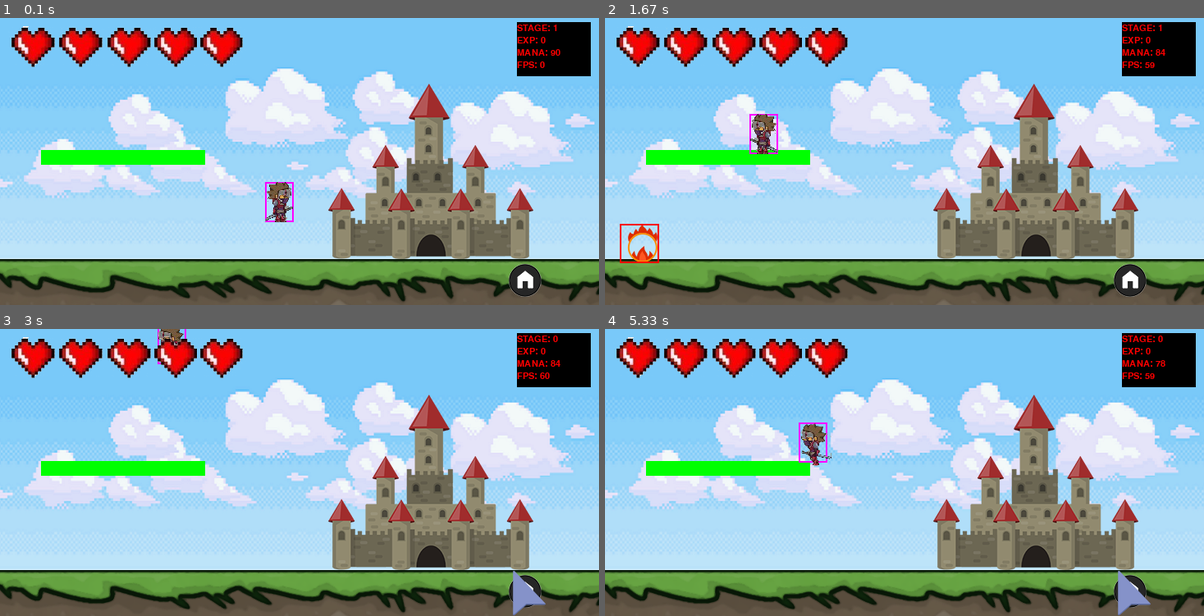
Above: before the commit, frames 1-4 (two rows, left to right).
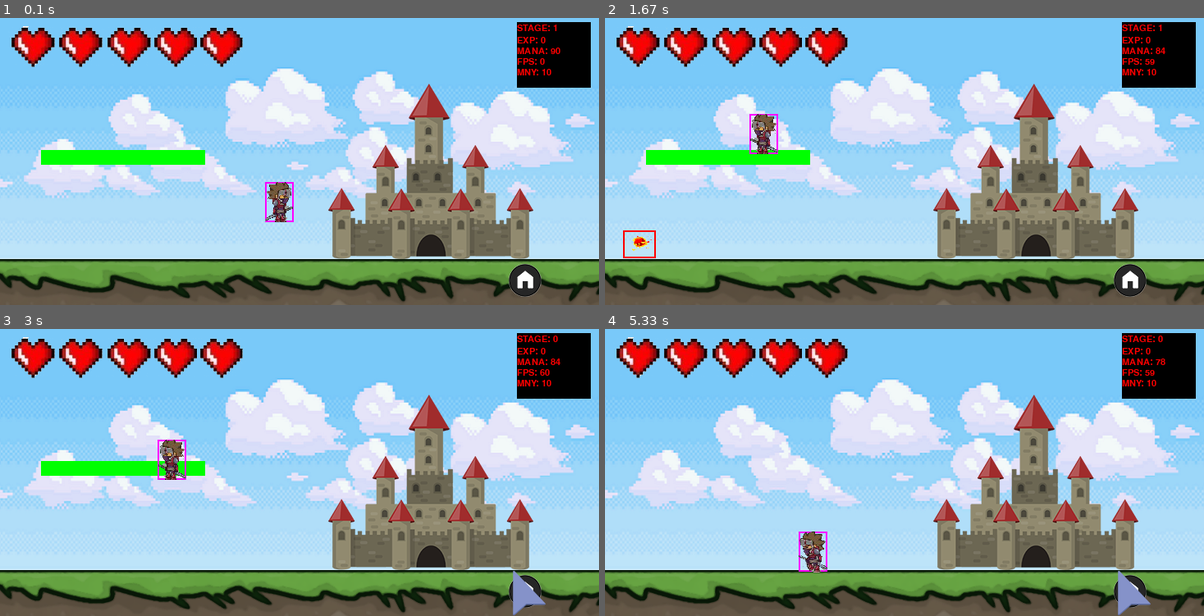
Above: after the commit, the same moments.

Repository: Aless-FG/pyGameTest
Game: pygame game, started from bolt.py
Same seed, same stepped clock (60 frames per second), same inputs: the game is played once before the commit and once after it.
Inputs (mouse positions are in pixels of both pictures, inside the frame that each line leads up to):
- Up to frame 1 (0.1 s): no input
- Up to frame 2 (1.67 s): hold Left 0.33-0.87 s; tap M at 0.9 s; hold Left 1.23-1.63 s; tap Space at 1.3, 1.6 s
- Up to frame 3 (3 s): hold Right 1.67-2.3 s; tap Space at 1.73, 2.03, 2.4, 2.7 s; hold Left 2.33-2.8 s; click (527, 593) at 2.88 s
- Up to frame 4 (5.33 s): tap M at 3.17 s; hold Right 3.5-3.97 s; tap Space at 3.57, 3.87, 4.07, 4.37, 4.57, 4.87, 5.13 s; hold Right 4-4.47 s; hold Left 4.5-5.03 s; hold Left from 5.07 s (still down)

The runs differ from the first frame. In frame 1, 0.8% of the frame differs, in the area x 86-99%, y 10-25%; in frame 2, 1.4%; in frame 3, 1.5%; in frame 4, 3.2%, in the area x 6-99%, y 10-85%.

Commit message:
added fmj power-up, enemy_hp being shown, platform gets destroyed if player uses a fireball

Diff:
--- a/enemy.py
+++ b/enemy.py
@@ -2,8 +2,7 @@
 import pygame
 import numpy
 import main
-
-
+from item import Item
 HEIGHT = 350
 WIDTH = 730
 displaysurface = pygame.display.set_mode((WIDTH, HEIGHT))
@@ -15,10 +14,11 @@
         self.rect = self.image.get_rect()
         self.pos = vec(0, 0)
         self.vel = vec(0, 0)
-        self.enemy_hp = 2
+        self.enemy_hp = 6
         self.direction = random.randint(0, 1)  # 0 for Right, 1 for Left
         self.vel.x = random.randint(2, 6) / 2  # Randomized velocity of the generated enemy
         self.mana = random.randint(1, 3)  # the enemy will drop a random amount of mana
+        self.money = random.randint(3, 5)  # the enemy will drop a random amount of money
         # Sets the initial position of the enemy
         if self.direction == 0: # it spawns to the left, goes to the right
             self.pos.x = 0
@@ -26,6 +26,9 @@
         if self.direction == 1: # it spawns to the right, goes to the left
             self.pos.x = 700
             self.pos.y = 235
+        self.smallerfont = pygame.font.SysFont('notosansmono', 16)
+        self.fmj_cooldown = pygame.USEREVENT + 3
+        self.cooldown = False
 
     def move(self):
         if main.cursor.wait == 1: return
@@ -50,6 +53,7 @@
         self.rect.center = self.pos  #  If not for this, the “rect” of the enemy would be left behind at the initial spawn point and collisions would not occur accurately
 
     def update(self):
+
         # Checks for collision with the Player
         hits = pygame.sprite.spritecollide(self, main.playergroup, False)
         # Checks for collision with Fireballs
@@ -67,25 +71,35 @@
                 self.rect.center = self.pos
                 self.enemy_hp -= 1
                 print("Enemy hit")
-        if f_hits:
-            self.enemy_hp -= self.enemy_hp
+        if f_hits and main.player.fmj == False:
+            print("Enemy hit w/ a fireball")
+            self.enemy_hp -= 3
+            print(self.enemy_hp)
+            main.fireball.kill()
+        elif f_hits and self.cooldown == False:
+            self.cooldown = True
+            pygame.time.set_timer(self.fmj_cooldown, 500)
+            print("Enemy hit w/ a fireball (FMJ)")
+            print(self.enemy_hp)
+            self.enemy_hp -= 3
 
         if self.enemy_hp == 0:
             rand_num = numpy.random.uniform(0, 100) #  random.uniform has a uniform spread
             item_no = 0
             if rand_num >= 0 and rand_num <= 5:  # 6% chance of a health drop
                 item_no = 1
-            elif rand_num > 5 and rand_num <= 15: # 10% chance of a money drop
+            elif rand_num > 5 and rand_num <= 99: # 10% chance of a money drop
                 item_no = 2
             if item_no != 0:
                 # Add Item to Items group
-                item = main.Item(item_no) # create health/money item
+                item = Item(item_no) # create health/money item
                 main.items.add(item) # add the item to the items group
                 # Sets the item location to the location of the killed enemy
                 item.posx = self.pos.x
                 item.posy = self.pos.y
             if main.player.mana < 100: # limit the mana to 100
                 main.player.mana += self.mana # add the dropped mana to the player
+
             main.mmanager.playsound(main.enemy_hit, 0.05)
             self.kill()
             main.handler.dead_enemy_count += 1 # increments the dead_enemy_count variable when the kill() command is being called.
@@ -94,6 +108,9 @@
         # If collision has occurred and player not attacking, call "hit" function
         elif hits and main.player.attacking == False:
             main.player.player_hit()
+        # shows enemy hp
+        text_hp = self.smallerfont.render(str(self.enemy_hp), True, (255, 0, 0))
+        displaysurface.blit(text_hp, (self.pos.x + 17, self.pos.y - 30))
     def render(self):
         # Displayed the enemy on screen
         displaysurface.blit(self.image, (self.pos.x, self.pos.y))
--- a/enemy2.py
+++ b/enemy2.py
@@ -2,7 +2,7 @@
 import pygame
 import main
 import random
-
+from item import Item
 from bolt import Bolt
 
 
@@ -61,7 +61,7 @@
             self.pos.x -= self.vel.x
             self.wait += self.vel.x
         rand_num = numpy.random.uniform(0, 50)
-        if int(rand_num) < 5:
+        if int(rand_num) < 1:
             bolt = Bolt(self.pos.x, self.pos.y, self.direction)
             main.bolts.add(bolt)
         """if self.direction_check():
@@ -101,7 +101,7 @@
                 item_no = 2
             if item_no != 0:
                 # Add Item to Items group
-                item = main.Item(item_no)  # create health/money item
+                item = Item(item_no)  # create health/money item
                 main.items.add(item)  # add the item to the items group
                 # Sets the item location to the location of the killed enemy
                 item.posx = self.pos.x
--- a/fireball.py
+++ b/fireball.py
@@ -6,13 +6,13 @@
     def __init__(self):
         super().__init__()
         self.direction = main.player.direction  # get player position
-        self.pos = main.vec(main.player.pos.x, main.player.pos.y - 20)
+        self.pos = main.vec(main.player.pos.x, main.player.pos.y - 40)
         self.vel = main.vec(0, 2)
 
         if self.direction == "RIGHT":
-            self.image = pygame.image.load("png/fireball.png")
+            self.image = pygame.image.load("png/fireball1_R.png")
         else:
-            self.image = pygame.image.load("png/fireball.png")
+            self.image = pygame.image.load("png/fireball1_L.png")
         """
         setting the center of the new rectangle to the same position as the player.pos
         the center of the fireball's rectangle is positioned at the same location as the player's position.
@@ -21,8 +21,8 @@
         self.rect.y = main.player.pos.y - 40
 
 
+
     def fire(self):
-
         main.player.magic_cooldown = 1  # the player cannot fire another firebatt till the previous one exits screen
         # Runs while the fireball is still within the screen w/ extra margin
         """
@@ -30,10 +30,10 @@
         """
         if -10 < self.rect.x < 710:
             if self.direction == "RIGHT":
-                self.image = pygame.image.load("png/fireball.png")
+                self.image = pygame.image.load("png/fireball1_R.png")
                 main.displaysurface.blit(self.image, self.rect)
             else:
-                self.image = pygame.image.load("png/fireball.png")
+                self.image = pygame.image.load("png/fireball1_L.png")
                 main.displaysurface.blit(self.image, self.rect)
 
             if self.direction == "RIGHT":
@@ -42,7 +42,7 @@
             else:
 
                 self.pos.x -= 5
-                print("siu2")
+
                 self.gravity_check()
 
             self.rect.center = self.pos
@@ -62,12 +62,11 @@
             if len(hits) == 2:
                 lowest = hits[0]
                 if self.pos.y < lowest.rect.top:
-                    print(lowest.rect.top)
                     self.pos.y = lowest.rect.top - 20  # Align the fireball with the top of the ground object
                     self.vel.y = 0  # Stop the fireball from moving vertically
             elif pl_hits:
                 lowest = pl_hits[0]
-                self.pos.y = lowest.rect.top   # Align the fireball with the top of the ground object
+                self.pos.y = lowest.rect.top - 20   # Align the fireball with the top of the ground object
                 self.vel.y = 0  # Stop the fireball from moving vertically
             self.vel.y += 0.7
 
--- a/item.py
+++ b/item.py
@@ -27,5 +27,5 @@
                 main.health.image = main.health_ani[main.player.health] # update healthbar
                 self.kill() # destroy the sprite
             if self.type == 2:
-                # handler.money += 1
+                main.player.money += main.enemy.money
                 self.kill()
--- a/main.py
+++ b/main.py
@@ -93,9 +93,11 @@
         self.cooldown = False
         self.health = 5
         self.mana = 90
+        self.money = 10
         self.xp = 0
         self.magic_cooldown = 1 # the player can use a fireball
         self.slash = 0 # needed for the sound effect
+        self.fmj = False
 
     def move(self):
 
@@ -248,12 +250,15 @@
                     self.vel.y = 0  # sets the player's vertical velocity to 0, effectively stopping any downward movement due to gravity.
                     self.jumping = False
             elif pl_hits: # player is on a platform
+
                 self.magic_cooldown = 0
                 lowest = pl_hits[0]
                 if self.pos.y < lowest.rect.bottom:  # checks if the player's y-coordinate (vertical position) is higher (less than) the bottom y-coordinate of the lowest ground object's bounding rectangle.
-                    self.pos.y = lowest.rect.top + 1  # sets the player's y-coordinate to just above the top of the ground object, effectively preventing the player from falling through the ground.
+                    self.pos.y = lowest.rect.top - 1  # sets the player's y-coordinate to just above the top of the ground object, effectively preventing the player from falling through the ground.
                     self.vel.y = 0  # sets the player's vertical velocity to 0, effectively stopping any downward movement due to gravity.
                     self.jumping = False
+                if player.attacking == True and fireballs:
+                    p1.destroy_platform()
 
 
 class EventHandler():
@@ -334,6 +339,9 @@
         self.root.destroy()
         castle.hide = True
         self.battle = True
+        p1.destroy = False
+        p1.hide = False
+        platform_group.add(p1)
         button.imgdisp = 1
         pygame.time.set_timer(self.enemy_generation, 2000)
         mmanager.playsoundtrack(soundtrack[1], -1, 0.05)
@@ -345,7 +353,9 @@
         pygame.time.set_timer(self.enemy_generation2, 2500)
         self.world = 2
         button.imgdisp = 1
+        p1.destroy = False
         p1.hide = False
+        platform_group.add(p1)
         castle.hide = True
         self.battle = True
         mmanager.playsoundtrack(soundtrack[1], -1, 0.05)
@@ -448,11 +458,15 @@
     displaysurface.blit(status_bar.surf, (630, 5))
     status_bar.update_draw()
     handler.update()
-
+    if player.fmj: # player bought the fmj power up
+        displaysurface.blit(pygame.image.load("png/fmj.png"), (360, 10))
     for entity in enemies:  # spawns enemies of world 1
         entity.update()
         entity.move()
         entity.render()
+        if event.type == entity.fmj_cooldown: # if we do not set a cooldown the enemy will die instantly w/ fmj
+            entity.cooldown = False
+            pygame.time.set_timer(enemy.fmj_cooldown, 0)
     for entity2 in enemies2:  # spawns enemies of world 2
         entity2.update()
         entity2.move()
@@ -463,6 +477,7 @@
 
     for fb in fireballs:
         fb.fire()
+
         pygame.draw.rect(displaysurface, (255, 0, 0), fb.rect, 2)
 
 
@@ -504,11 +519,15 @@
         if event.type == hit_cooldown:
             player.cooldown = False
             pygame.time.set_timer(hit_cooldown, 0)
+
         # Event handling for a range of different key presses
         if event.type == pygame.KEYDOWN and cursor.wait == 0:
+            if event.key == pygame.K_f and player.money >= 5 and player.fmj == False: # fmj fireball upgrade (press F)
+                player.money -= 5
+                player.fmj = True
+
             if event.key == pygame.K_e and 450 < player.rect.x < 550:
-                print(
-                    "stage handler IF")  # the player must press E and must be standing near the entrance of the castle
+                  # the player must press E and must be standing near the entrance of the castle
                 handler.stage_handler()  # shows dungeons
             if event.key == pygame.K_n:
                 if handler.world == 1:
@@ -534,6 +553,8 @@
                     fireballs.add(fireball)
                     ground_group.add(fireball)
 
+
+
                     mmanager.playsound(fireball_sound, 0.3)
             if event.key == pygame.K_RETURN:
                 if player.attacking == False:
--- a/pform.py
+++ b/pform.py
@@ -11,7 +11,12 @@
         self.surf.fill((0,255,0))
         self.rect = self.surf.get_rect(center = (150,170))
         self.hide = False
+        self.destroy = False
 
     def render(self):
-        if self.hide == False:
+        if self.hide == False and self.destroy == False:
             main.displaysurface.blit(self.surf, self.rect)
+    def destroy_platform(self):
+        self.destroy = True
+        self.hide = True
+        self.kill()
--- a/statusbar.py
+++ b/statusbar.py
@@ -8,7 +8,7 @@
     def __init__(self):
         super().__init__()
         self.smallerfont = pygame.font.SysFont('notosansmono', 16)
-        self.surf = pygame.Surface((90, 66)) #  This surface is essentially a blank rectangle, 90 is the width
+        self.surf = pygame.Surface((90, 80)) #  This surface is essentially a blank rectangle, 90 is the width
         self.rect = self.surf.get_rect(center=(550, 10)) # The rectangle represents the position and size of the status bar
 
     def update_draw(self):
@@ -17,9 +17,11 @@
         text2 = self.smallerfont.render("EXP: " + str(main.player.xp), True, (255,0,0))
         text3 = self.smallerfont.render("MANA: " + str(main.player.mana), True, (255,0,0))
         text4 = self.smallerfont.render("FPS: " + str(int(main.FPS_CLOCK.get_fps())), True, (255,0,0))
+        text5 = self.smallerfont.render("MNY: " + str(int(main.player.money)), True, (255, 0, 0))
 
         # Draw the text to the status bar
         displaysurface.blit(text1, (630, 7))
         displaysurface.blit(text2, (630, 22))
-        displaysurface.blit(text3, (630, 37))
-        displaysurface.blit(text4, (630, 52))
+        displaysurface.blit(text3, (630, 35))
+        displaysurface.blit(text4, (630, 48))
+        displaysurface.blit(text5, (630, 61))
Binary file added: png/fireball1_L.png
Binary file added: png/fireball1_R.png
Binary file added: png/fireball2_L.png
Binary file added: png/fireball2_R.png
Binary file added: png/fmj.png
